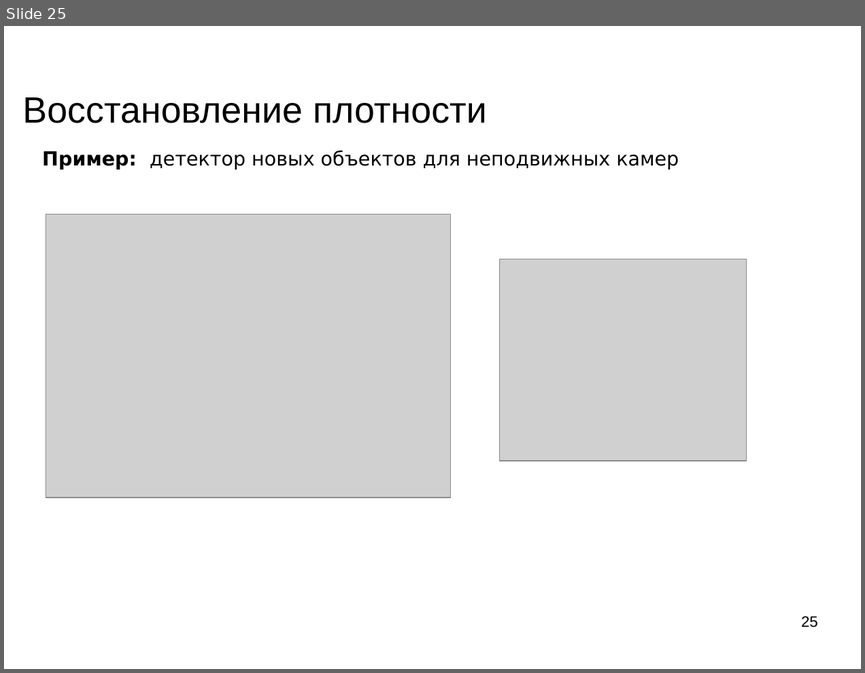
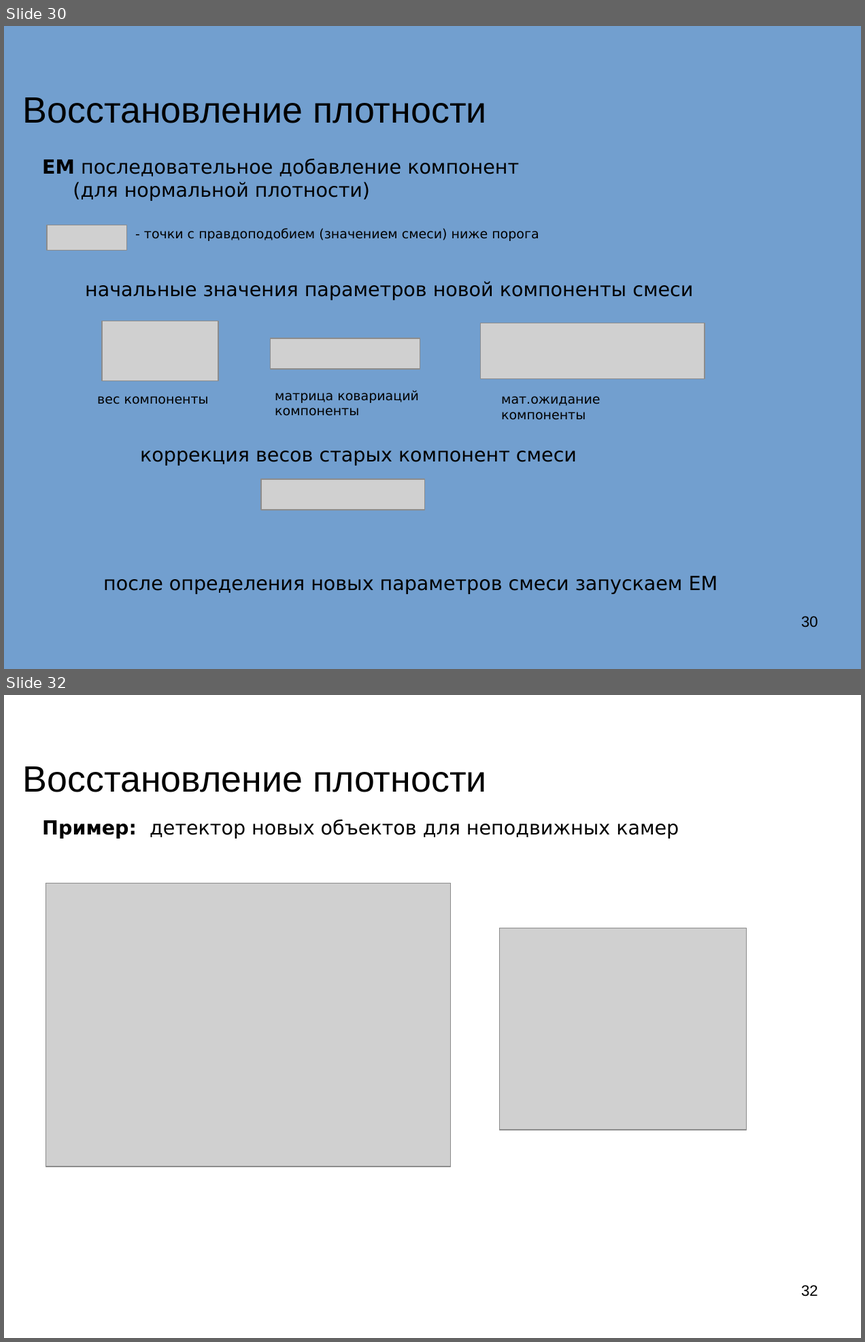
Before and after one commit to mechanoid5/ml_lectorium_legacy, a slide deck: 05-em.odp. Shown one above the other, each under a label of ours: slide 25 before the commit, slides 30 and 32 after it; the slides between them are not shown. The pictures are 865x673 and 865x1342 pixels, drawn with LibreOffice and Linux fonts; fonts in the diff are those of the drawing; grey boxes stand for pictures; background and template pictures are left out. Boxes give left, top, right and bottom in pixels: in the first picture for what was removed or moved away, otherwise in the second. Text is boxed around its words. In the diff, an @@ line names an element or a change of style, - is before the commit and + after.

```diff
--- a/05-em.odp
+++ b/05-em.odp
@@ slide 30 added at (4,26,861,669), background picture (left out) @@
@@ title added at (22,97,487,123), 33.9 pt, text #000000 @@
+Восстановление плотности
@@ text added at (42,159,519,201), 18 pt, text #000000 @@
+EM последовательное добавление компонент
+(для нормальной плотности)
@@ picture added at (47,225,127,250) @@
@@ text added at (144,228,538,241), 12 pt, text #000000 @@
+- точки с правдоподобием (значением смеси) ниже порога
@@ text added at (85,281,693,300), 18 pt, text #000000 @@
+начальные значения параметров новой компоненты смеси
@@ picture added at (102,321,219,382) @@
@@ picture added at (481,323,705,379) @@
@@ picture added at (270,339,420,369) @@
@@ text added at (275,390,419,416), 12 pt, text #000000 @@
+матрица ковариаций компоненты
@@ text added at (97,396,209,404), 12 pt, text #000000 @@
+вес компоненты
@@ text added at (501,396,600,420), 12 pt, text #000000 @@
+мат.ожидание компоненты
@@ text added at (140,450,577,465), 18 pt, text #000000 @@
+коррекция весов старых компонент смеси
@@ picture added at (261,480,426,509) @@
@@ text added at (103,575,718,594), 18 pt, text #000000 @@
+после определения новых параметров смеси запускаем EM
@@ page number added at (801,616,818,627), 14 pt, text #000000 @@
+30
@@ what was slide 25 is now slide 32 @@
@@ page number at (801,1285,818,1296): text changed @@
-25
+32
```
Also in this commit, not shown: 6 slides changed, 7 other slides added, 1 slide removed, 2 other files.
